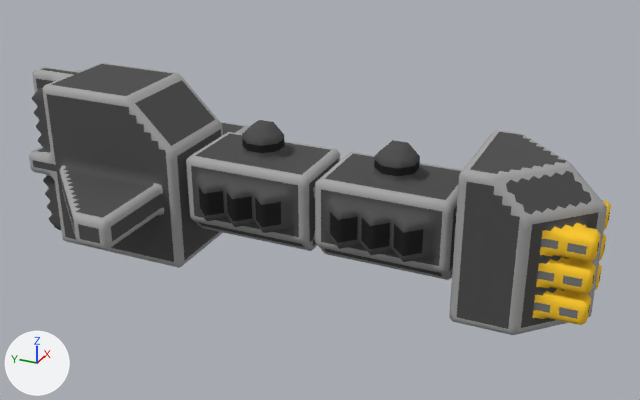
An edit to the OBJ model src/jsMain/resources/meshes/mechyrdia-4-imperium-class.obj, drawn before and after from the same camera.
The view is the same before and after, from a 50 mm camera at (-93.7, -46.6, 57.7) aimed at (1.1, -3.9, 10.2). Arrows for +X, +Y and +Z are at lower left; the lights stay in place. Where no turn or scale is listed for an object, it has been applied to the vertices.

Objects in the first picture: 'mechyrdia-4-imperium-class'.
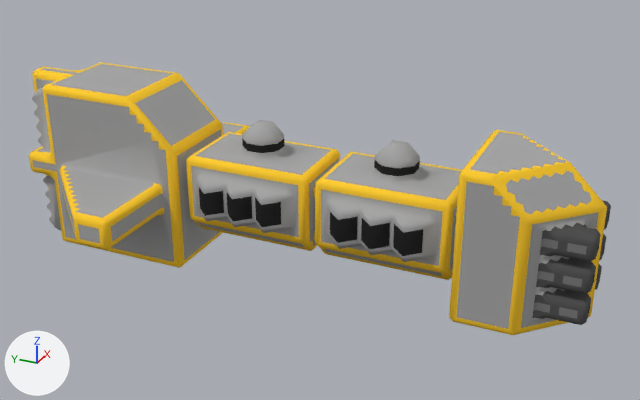
Location of each change, (x1, y1, x2, y2) in pixels of the pictures (640 x 400 px):
part 1 of me_mechyrdia_4_imperium_class, deleted
    before: (29, 62, 611, 335)
part 2 of me_mechyrdia_4_imperium_class, surface changed
    both: (29, 71, 608, 325)

The change in detail:
me_mechyrdia_4_imperium_class is used by ob_mechyrdia_4_imperium_class; location (0.0, 0.0, 0.0).
me_mechyrdia_4_imperium_class had 10596 vertices, 21188 faces and spanned x -18.5..18.5, y -39.0..39.0, z 0.0..23.0.
me_mechyrdia_4_imperium_class now has 1897 vertices, 3443 faces and spans x -18.5..18.5, y -39.0..39.0, z 0.0..23.0.
me_mechyrdia_4_imperium_class part 1: 8699 vertices removed from x -18.5..18.5, y -39.0..39.0, z 0.0..23.0.
me_mechyrdia_4_imperium_class part 2: 626 kept faces spanning x -18.5..18.5, y -39.0..39.0, z 0.0..23.0 get new texture (UV) coordinates.
